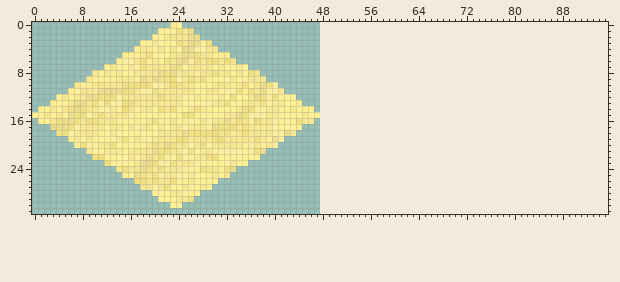
Two states of a sprite sheet, gfx/tileset.png. Above, as it was before the edit.
The file is 48x64 pixels. Colours within 5 levels of each other are drawn and written as one. Shown: x 0..95, y 0..31. The old version is drawn lined up with the new one, on the new canvas.
New version:
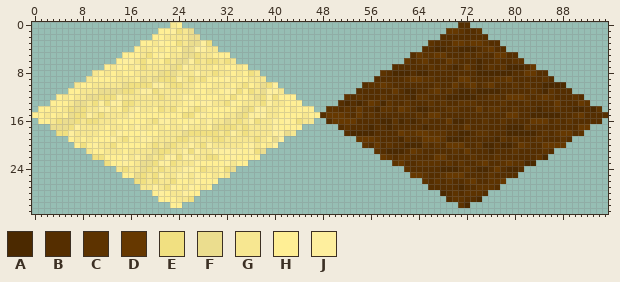
Palette (. is transparent): A #4b2900  B #552e00  C #5d3300  D #663800  E #f1e081  F #ebdd8e  G #f7e791  H #ffef95  J #feef9e
From old to new:
canvas 48x64 -> 96x64
Changed rows in their new state; - is an unchanged pixel.
first column x 48:
 0 -----------------------BB-----------------------
 1 ---------------------DDCBBC---------------------
 2 --------------------BBBBBBBB--------------------
 3 ------------------CBBBDDCDDCBB------------------
 4 -----------------BBAABBAAABCDBB-----------------
 5 ---------------BDCCDDBBBCBCBBDDBB---------------
 6 --------------DBCDBBBDCBBBABBCBBCC--------------
 7 ------------BBBBBBCBCBABDBABCBCAAABD------------
 8 ----------CBAAABAABBBBBBBBAAAAAABBDDBB----------
 9 ---------BBBBBCDDCCBBBBDDBBBBCCDBBBBBCB---------
10 -------BCCDCBBBBBBBCBBDBCDBCDBBBCBCBBAAAA-------
11 ------BBBBBBDBAABBCDBCBAABAAAABBBBBCBACBBB------
12 ----CBCBBBCBBBBACCBBBAAAAABBCCBDDDCBCDCBBBCB----
13 ---BABABDCACBBCBBBCBCBBCCCBBBBCBBBCBBBBDBBBDC---
14 -CCBCBDBBACCBDCBAABBBCCBBBDBCCBBCBBBABBCBBAABAC-
15 BDDDCBDBCBBBBBBBCBDDBBBBBBBBBBBDDBBAAAAABBCDBBBB
16 -BDDDDBBBBAACABABCBBBDAABBBCBBCBBBBDDDBCBCBBBBB-
17 ---BCBBBABBABBBBBABBBBBBDBBBBBBAAACBBBBBBBBDD---
18 ----BAAAABBBBDCCDDCCCBBAABCCBBBAAAAABCBCDDBC----
19 ------DDDCBBBACBBDDDCAAABBBBBACBCBBBCBBBCB------
20 -------CBDBCBBAAACBCBDDDBBCAABAABDCBBDDDD-------
21 ---------CBAAABDCBBBBBCBDBBBABBBCBBBBCB---------
22 ----------DCBCCBBBBDDBBBBCBBBCBBBBBBCA----------
23 ------------CDBBCCCCBCBCBBCDBBCDCCAA------------
24 --------------CBBBBBAAABCBAABDBAAB--------------
25 ---------------DDCBBCDDDBBBBCBBBB---------------
26 -----------------CBCBCBBCDBBCCD-----------------
27 ------------------BBBBBABBCCCB------------------
28 --------------------ABCBCCCB--------------------
29 ---------------------BCCBBA---------------------
30 -----------------------CA-----------------------
Where, in picture pixels (left, top, right, bottom), the same in both pictures:
added: (320, 22, 608, 208)
